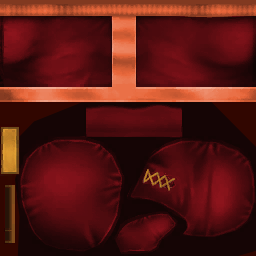
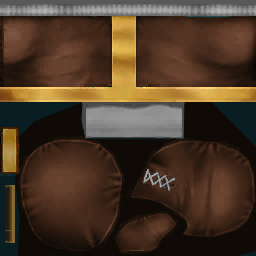
Revision of a layered 256×256 image; what changed, layer by layer:
added group "Teal no more" with 12 layers above "Green" over left=0, top=0, right=256, bottom=256
added layer "Relleno de color 1" (1st of 2, in "Teal no more") (multiply) in group "Teal no more" over left=0, top=0, right=256, bottom=256
added layer "Relleno de color 2" (1st of 2, in "Teal no more") (overlay) in group "Teal no more" over left=0, top=0, right=256, bottom=256
added layer "DK_Gloves" in group "Teal no more" over left=0, top=0, right=256, bottom=256
added layer "Capa 0" (1st of 2, in "Teal no more") in group "Teal no more" over left=0, top=0, right=256, bottom=256
added group "Green" with 8 layers over left=0, top=0, right=256, bottom=256
moved "Relleno de color 2" (2nd of 2, in "Green") into group "Green" over left=0, top=0, right=256, bottom=256
moved "Relleno de color 1" (2nd of 2, in "Green") into group "Green" over left=0, top=0, right=256, bottom=256
removed layer "Fondo" over left=0, top=0, right=256, bottom=256
added layer "Capa 0" (2nd of 2, in "Green") in group "Green" over left=0, top=0, right=256, bottom=256
